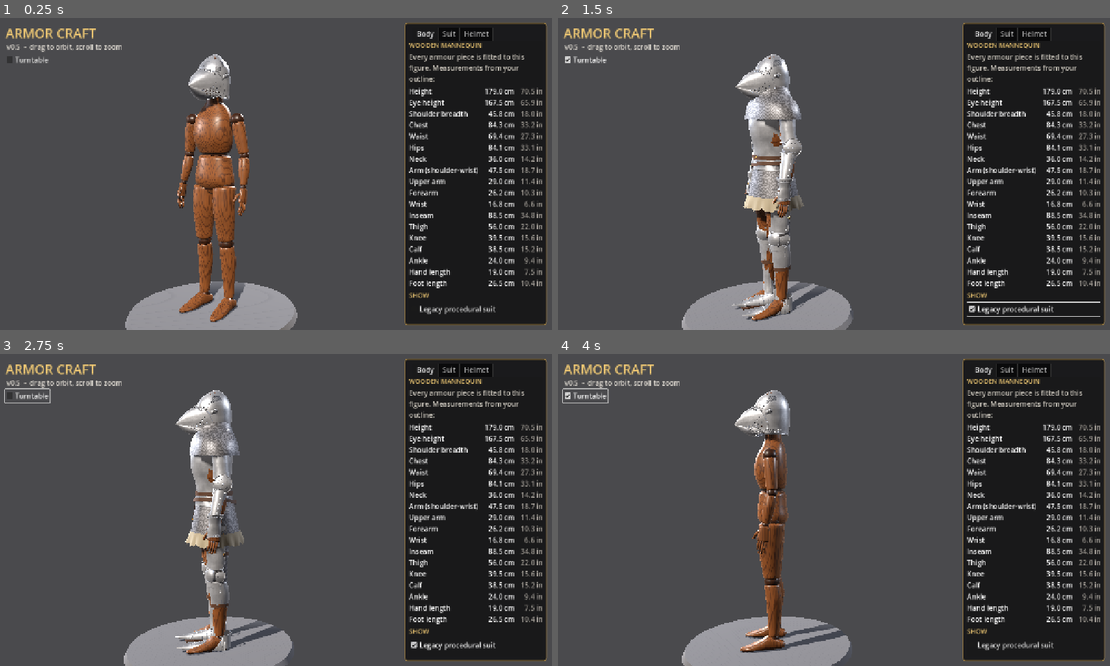
Above: before the commit, frames 1-4 (two rows, left to right).
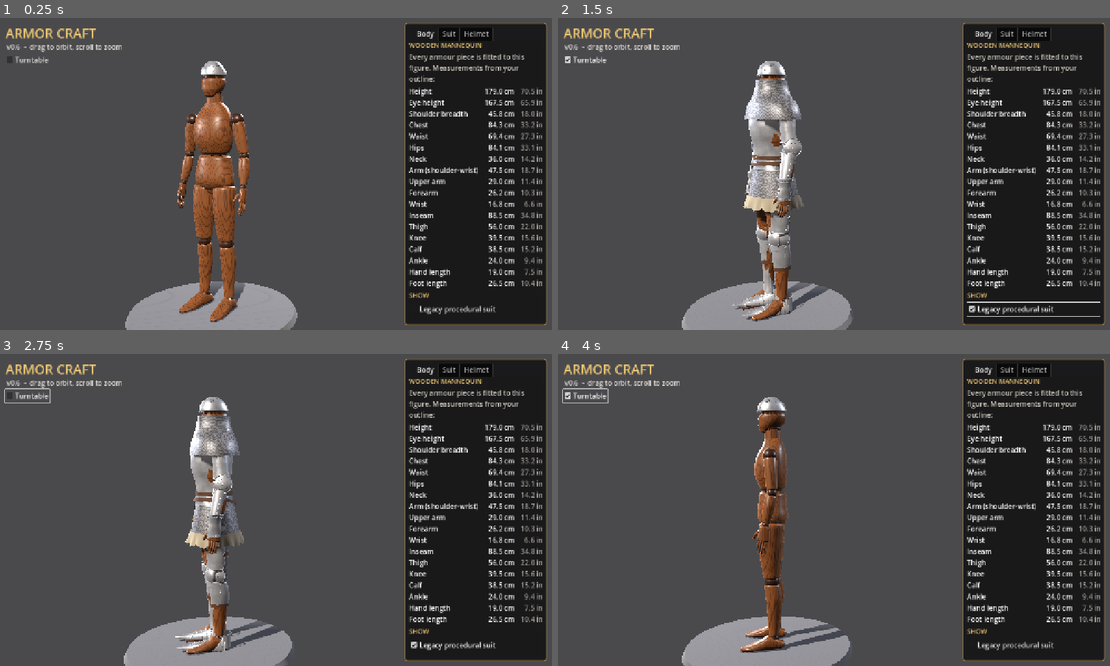
Above: after the commit, the same moments.

Repository: Kmad666/Armor-Craft
Game: Godot game, scene res://scenes/main.tscn
Two runs of this game, one before a commit and one after it. Both use one fixed random seed, a clock stepped at 60 frames per second and the inputs below.
Inputs:
- Up to frame 1 (0.25 s): no input
- Up to frame 2 (1.5 s): click "Turntable" at 0.5 s; click "Legacy procedural suit" at 1.25 s
- Up to frame 3 (2.75 s): click "Turntable" at 2 s
- Up to frame 4 (4 s): click "Legacy procedural suit" at 2.75 s; click "Turntable" at 3.5 s

The runs differ from the first frame. In frame 1, 0.8% of the frame differs, in the area x 2-42%, y 9-31%; in frame 2, 0.7%; in frame 3, 0.7%; in frame 4, 1.0%, in the area x 2-43%, y 9-29%.

Commit message:
v0.6: spangenhelm as a simple half-sphere shell
Plain 2 mm half-dome in the hammered-steel finish, fitted to the
mannequin's head socket with the rim on the brow. Default helmet;
bascinet and procedural designer remain in the dropdown.

Co-Authored-By: Claude Opus 5.5 <noreply@anthropic.com>
Claude-Session: https://claude.ai/code/session_01WeZQLGxhK27PqRdm928ucn

Diff:
--- a/scripts/main.gd
+++ b/scripts/main.gd
@@ -5,6 +5,7 @@
 const HelmetBuilder := preload("res://scripts/helmet_builder.gd")
 const HelmetPiece := preload("res://scripts/pieces/helmet_piece.gd")
 const BASCINET_SCENE := preload("res://assets/pieces/helmet_bascinet.glb")
+const SPANGENHELM_SCENE := preload("res://assets/pieces/helmet_spangenhelm.glb")
 const SuitBuilder := preload("res://scripts/suit_builder.gd")
 const Mannequin := preload("res://scripts/pieces/mannequin.gd")
 const MANNEQUIN_SCENE := preload("res://assets/mannequin/mannequin_wood.glb")
@@ -96,7 +97,8 @@
 var wood_dark_mat: ShaderMaterial
 var helmet_node: Node3D
 var modeled_helmet: Node3D
-var helmet_mode := 0  # 0 = modelled bascinet, 1 = procedural designer
+var spangenhelm: Node3D
+var helmet_mode := 0  # 0 = spangenhelm, 1 = modelled bascinet, 2 = procedural designer
 var model_controls := {}
 var groups := {}
 var group_checks := {}
@@ -130,6 +132,10 @@
 	# Helmets are authored around the centre of the head at eye level: the head socket.
 	mannequin.node("Socket_Head").add_child(modeled_helmet)
 	modeled_helmet.setup(BASCINET_SCENE, {"Steel": metal_mat, "Leather": leather_mat})
+	spangenhelm = HelmetPiece.new()
+	spangenhelm.name = "Spangenhelm"
+	mannequin.node("Socket_Head").add_child(spangenhelm)
+	spangenhelm.setup(SPANGENHELM_SCENE, {"Steel": metal_mat})
 	_rebuild_helmet()
 	_build_ui()
 	_apply_finish(0)
@@ -284,11 +290,13 @@
 
 func _update_helmet_visibility() -> void:
 	if helmet_node:
-		helmet_node.visible = wear_helmet and helmet_mode == 1
+		helmet_node.visible = wear_helmet and helmet_mode == 2
+	if spangenhelm:
+		spangenhelm.visible = wear_helmet and helmet_mode == 0
 	if modeled_helmet:
-		modeled_helmet.visible = wear_helmet and helmet_mode == 0
+		modeled_helmet.visible = wear_helmet and helmet_mode == 1
 	# The modelled helmet has a real face opening, so keep the head inside it.
-	head_node.visible = not wear_helmet or helmet_mode == 0
+	head_node.visible = not wear_helmet or helmet_mode != 2
 
 
 # --------------------------------------------------------------------------
@@ -342,7 +350,7 @@
 	layer.add_child(title)
 
 	var hint := Label.new()
-	hint.text = "v0.5  -  drag to orbit, scroll to zoom"
+	hint.text = "v0.6  -  drag to orbit, scroll to zoom"
 	hint.add_theme_color_override("font_color", Color(0.85, 0.83, 0.8))
 	hint.position = Vector2(24, 56)
 	layer.add_child(hint)
@@ -497,12 +505,14 @@
 
 	_header(box, "Helmet")
 	var model_option := OptionButton.new()
-	model_option.add_item("Hounskull Bascinet (modelled)")
+	model_option.add_item("Spangenhelm")
+	model_option.add_item("Hounskull Bascinet")
 	model_option.add_item("Procedural Designer")
 	box.add_child(model_option)
 
 	var modeled := VBoxContainer.new()
 	modeled.add_theme_constant_override("separation", 6)
+	modeled.visible = false
 	box.add_child(modeled)
 	_header(modeled, "Morph")
 	for spec in MODEL_SLIDERS:
@@ -520,8 +530,8 @@
 	box.add_child(proc)
 	model_option.item_selected.connect(func(i: int) -> void:
 		helmet_mode = i
-		modeled.visible = i == 0
-		proc.visible = i == 1
+		modeled.visible = i == 1
+		proc.visible = i == 2
 		_update_helmet_visibility())
 
 	_header(proc, "Preset")
--- /dev/null
+++ b/tests/shot_spangen.gd
@@ -0,0 +1,17 @@
+extends SceneTree
+func snap(main, name, yaw, pitch, dist, fy):
+	main.yaw = yaw; main.pitch = pitch
+	main.target_distance = dist; main.distance = dist
+	main.target_focus = Vector3(0, fy, 0); main.focus = main.target_focus
+	for i in 25: await process_frame
+	root.get_texture().get_image().save_png(OS.get_environment("SHOT_DIR") + "/" + name + ".png")
+func _init():
+	var main = load("res://scenes/main.tscn").instantiate()
+	root.add_child(main)
+	await process_frame
+	for c in main.get_children():
+		if c is CanvasLayer: c.visible = false
+	await snap(main, "sp_three_quarter", 0.6, 0.12, 0.85, 1.66)
+	await snap(main, "sp_front", 0.0, 0.05, 0.85, 1.66)
+	await snap(main, "sp_side", 1.5708, 0.05, 0.85, 1.66)
+	quit()
Binary file added: assets/pieces/helmet_spangenhelm.glb
Binary file added: docs/spangenhelm.png
Not shown, added: tests/check_mannequin.gd.uid
Not shown, added: tests/shot_mannequin.gd.uid
Not shown, added: art/blender/helmet_spangenhelm.blend
